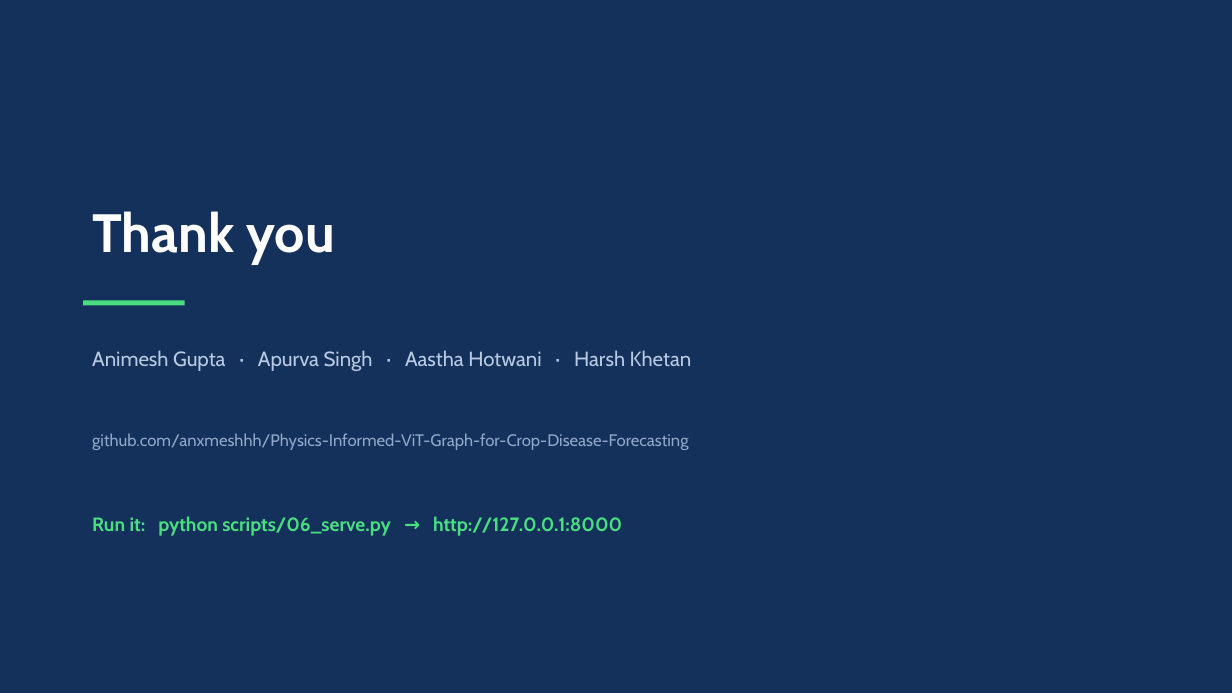
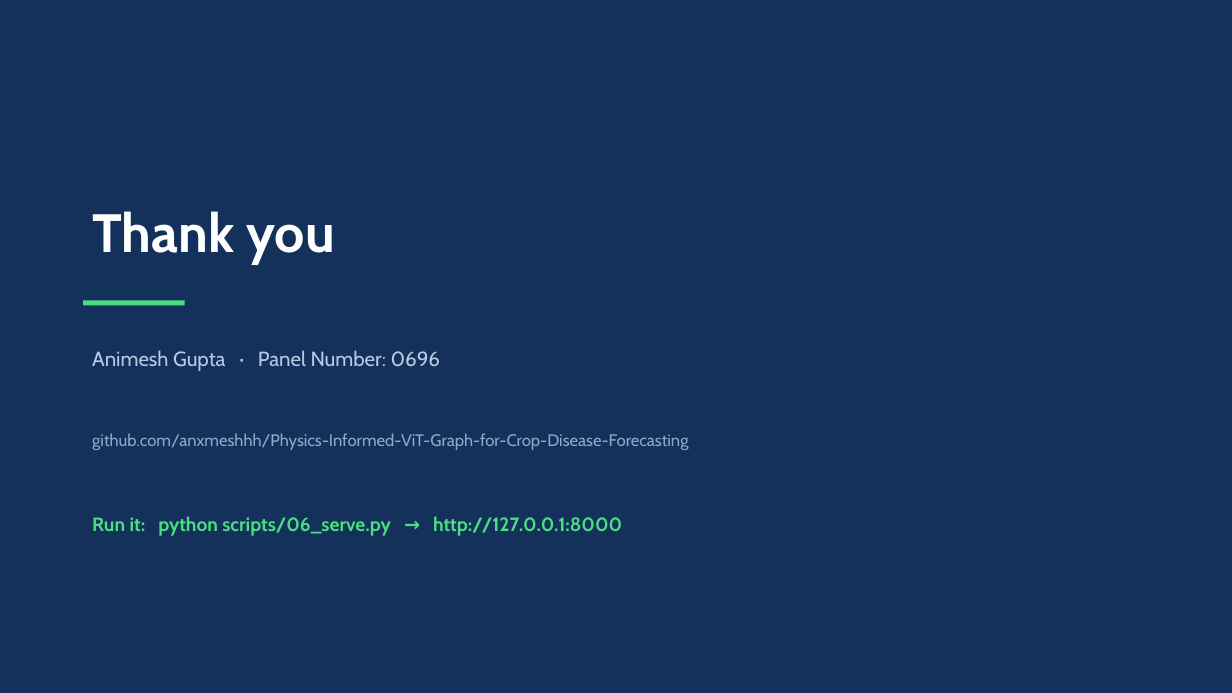
Before and after one commit to anxmeshhh/Physics-Informed-ViT-Graph-for-Crop-Disease-Forecasting, a slide deck: slide 20 of Crop_Disease_Forecasting_Pitch_Deck.pptx. Drawn at 1232x693 pixels with LibreOffice and Linux fonts; fonts in the diff are those of the drawing. Boxes give left, top, right and bottom in pixels: in the first picture for what was removed or moved away, otherwise in the second. Text is boxed around its words. In the diff, an @@ line names an element or a change of style, - is before the commit and + after.

```diff
--- a/Crop_Disease_Forecasting_Pitch_Deck.pptx
+++ b/Crop_Disease_Forecasting_Pitch_Deck.pptx
@@ text at (x1=92, y1=350, x2=441, y2=371): text changed @@
-Animesh Gupta · Apurva Singh · Aastha Hotwani · Harsh Khetan
+Animesh Gupta · Panel Number: 0696
```
Also in this commit, not shown: 1 other slide changed, 11 other files.
